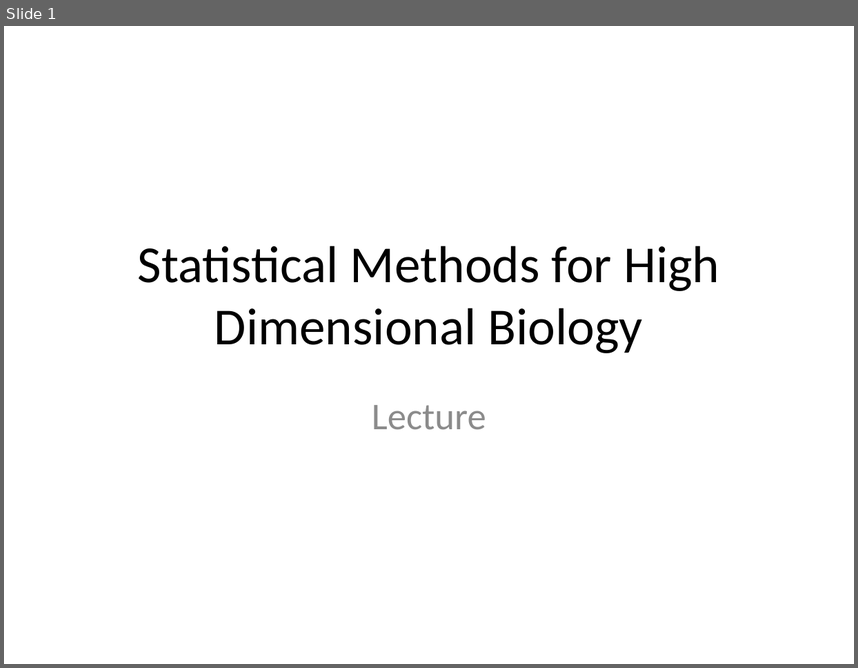
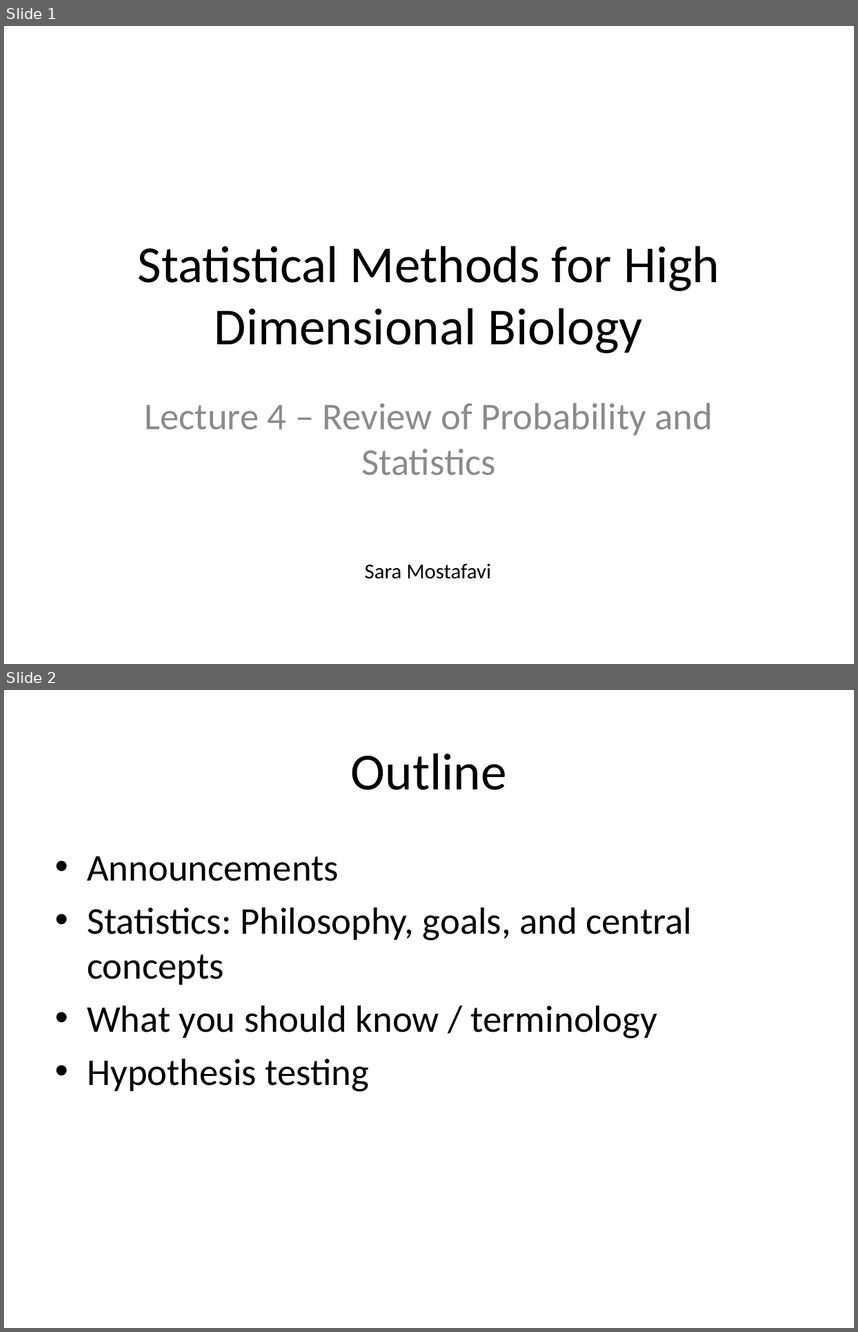
Before and after one commit to STAT540-UBC/STAT540-UBC.github.io, a slide deck: lectures/lectures_2017/lec4.pptx. Shown one above the other, each under a label of ours: slide 1 before the commit, slides 1 and 2 after it. The pictures are 858x668 and 858x1332 pixels, drawn with LibreOffice and Linux fonts; fonts in the diff are those of the drawing. Boxes give left, top, right and bottom in pixels: in the first picture for what was removed or moved away, otherwise in the second. Text is boxed around its words. In the diff, an @@ line names an element or a change of style, - is before the commit and + after.

```diff
--- a/lectures/lectures_2017/lec4.pptx
+++ b/lectures/lectures_2017/lec4.pptx
@@ slide 2 added at [4, 690, 854, 1328], background #FFFFFF @@
@@ title added at [351, 753, 507, 790], 44 pt, text #000000 @@
+Outline
@@ text added at [87, 856, 692, 1092], 32 pt, text #000000 @@
+• Announcements
+• Statistics: Philosophy, goals, and central concepts
+• What you should know / terminology
+• Hypothesis testing
@@ slide 1 changed as well @@
@@ subtitle at [145, 403, 713, 475]: text changed @@
-Lecture
+Lecture 4 – Review of Probability and Statistics
@@ text added at [365, 564, 491, 579], 18 pt, text #000000 @@
+Sara Mostafavi
```
Also in this commit, not shown: 2 other slides added.
